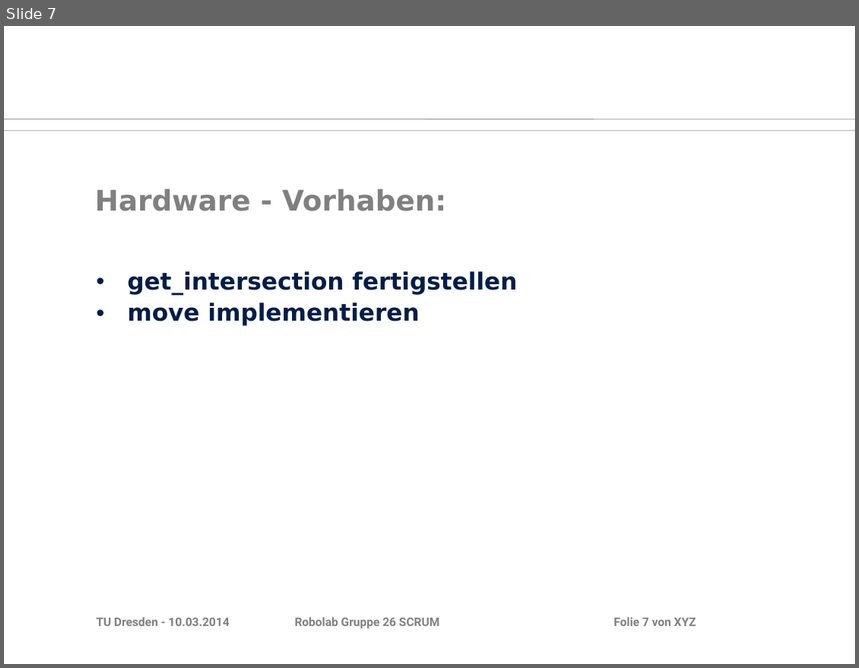
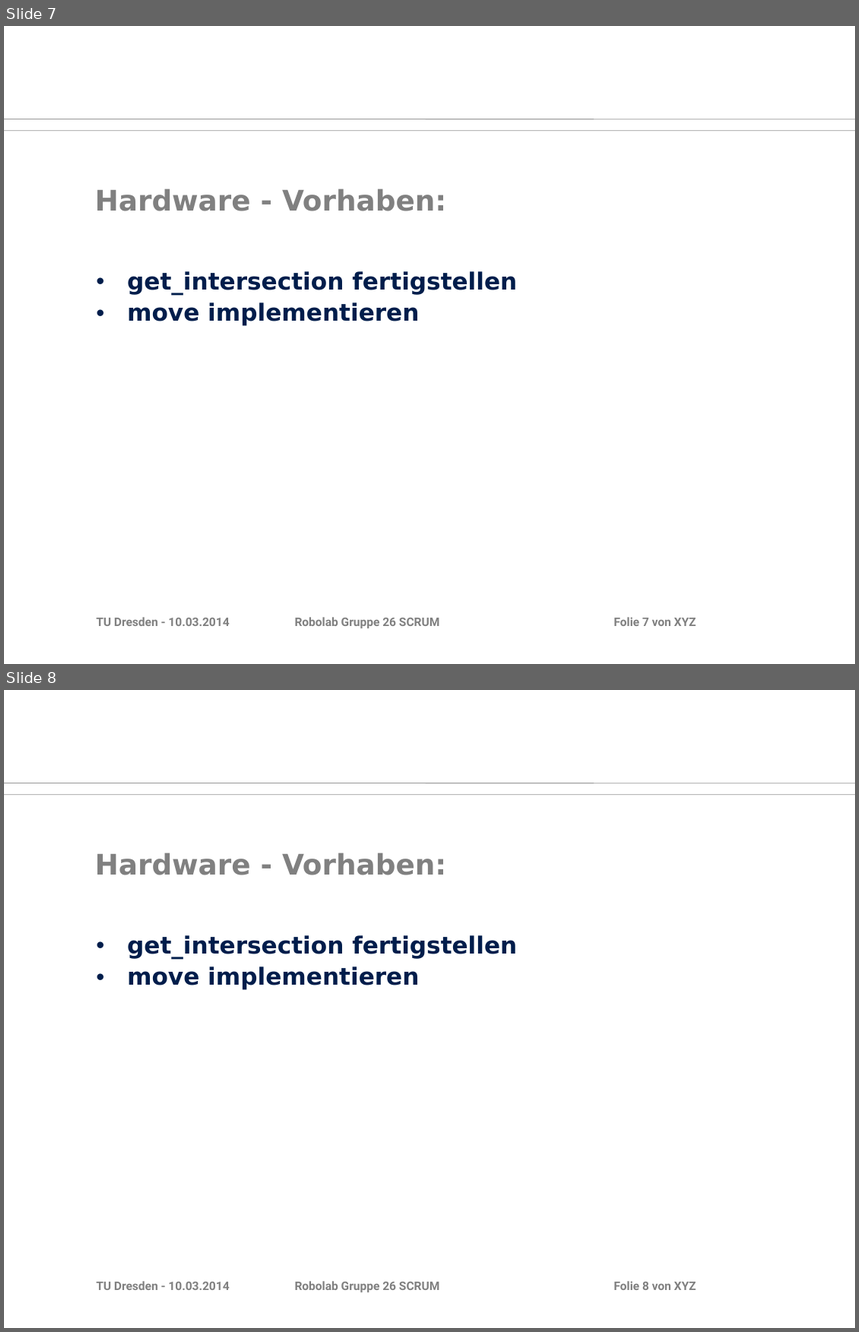
Before and after one commit to MarauderXtreme/robolab-2014, a slide deck: Scrum/scrum-10-03-14.ppt. Shown one above the other, each under a label of ours: slide 7 before the commit, slides 7 and 8 after it. The pictures are 859x668 and 859x1332 pixels, drawn with LibreOffice and Linux fonts; fonts in the diff are those of the drawing; background and template pictures are left out. Boxes give left, top, right and bottom in pixels: in the first picture for what was removed or moved away, otherwise in the second. Text is boxed around its words. In the diff, an @@ line names an element or a change of style, - is before the commit and + after.

```diff
--- a/Scrum/scrum-10-03-14.ppt
+++ b/Scrum/scrum-10-03-14.ppt
@@ slide 8 added at (4, 690, 855, 1328), background #FFFFFF; not listed: 2 template elements that a slide beside it also shows @@
@@ text added at (95, 853, 446, 875), 24 pt, text #808080, bold @@
+Hardware - Vorhaben:
@@ text added at (127, 935, 517, 990), 20 pt, text #001D4B, bold @@
+• get_intersection fertigstellen
+• move implementieren
@@ text added at (96, 1281, 229, 1290), 10 pt, text #808080, bold @@
+TU Dresden - 10.03.2014
@@ text added at (295, 1281, 439, 1293), 10 pt, text #808080, bold @@
+Robolab Gruppe 26 SCRUM
@@ text added at (614, 1281, 696, 1290), 10 pt, text #808080, bold @@
+Folie 8 von XYZ
```
Also in this commit, not shown: 5 other slides changed.
